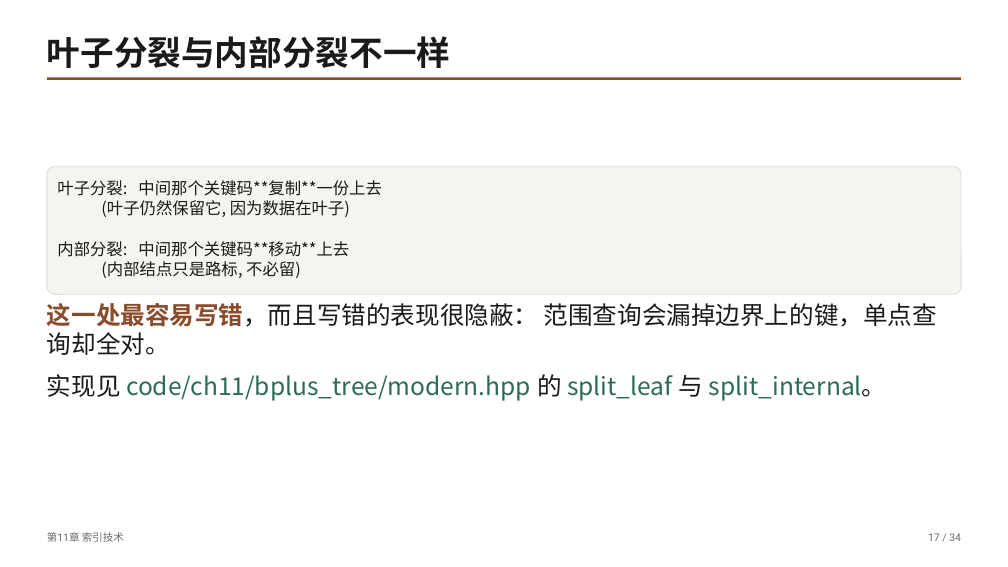
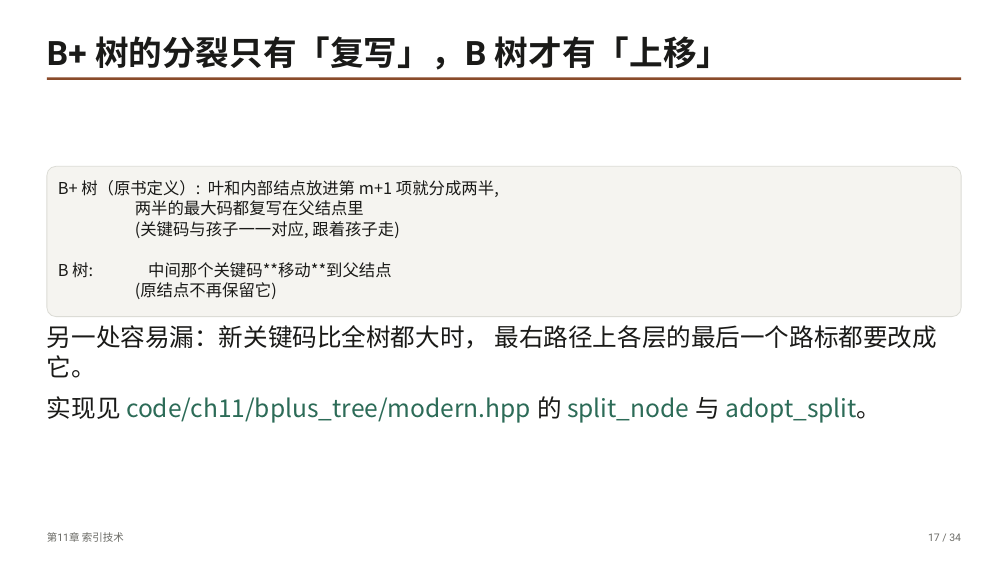
Before and after one commit to GMyhf/dsa-modernization, a slide deck: slide 17 of book/slides/pptx/ch11-index.pptx. Drawn at 1008x567 pixels with LibreOffice and Linux fonts; fonts in the diff are those of the drawing. Boxes give left, top, right and bottom in pixels: in the first picture for what was removed or moved away, otherwise in the second. Text is boxed around its words. In the diff, an @@ line names an element or a change of style, - is before the commit and + after.

```diff
--- a/book/slides/pptx/ch11-index.pptx
+++ b/book/slides/pptx/ch11-index.pptx
@@ text at box(47, 36, 730, 70): text changed @@
-叶子分裂与内部分裂不一样
+B+ 树的分裂只有「复写」，B 树才有「上移」
@@ rounded rectangle "B+ 树（原书定义）: 叶和内部结点放进第 m+1 项就分成两半,": place and size @@
-rounded rectangle "B+ 树（原书定义）: 叶和内部结点放进第 m+1 项就分成两半," at box(47, 166, 961, 294)
+rounded rectangle "B+ 树（原书定义）: 叶和内部结点放进第 m+1 项就分成两半," at box(47, 166, 961, 317)
@@ text in rounded rectangle at box(58, 180, 499, 299): text changed @@
-叶子分裂: 中间那个关键码**复制**一份上去
-(叶子仍然保留它, 因为数据在叶子)
-内部分裂: 中间那个关键码**移动**上去
-(内部结点只是路标, 不必留)
+B+ 树（原书定义）: 叶和内部结点放进第 m+1 项就分成两半,
+两半的最大码都复写在父结点里
+(关键码与孩子一一对应, 跟着孩子走)
+B 树: 中间那个关键码**移动**到父结点
+(原结点不再保留它)
@@ text at box(47, 325, 937, 378): text changed @@
-这一处最容易写错，而且写错的表现很隐蔽： 范围查询会漏掉边界上的键，单点查询却全对。
+另一处容易漏：新关键码比全树都大时， 最右路径上各层的最后一个路标都要改成它。
@@ text at box(47, 396, 882, 423): text changed @@
-实现见 code/ch11/bplus_tree/modern.hpp 的 split_leaf 与 split_internal。
+实现见 code/ch11/bplus_tree/modern.hpp 的 split_node 与 adopt_split。
```
Also in this commit, not shown: 4 other slides changed, 29 other files.
